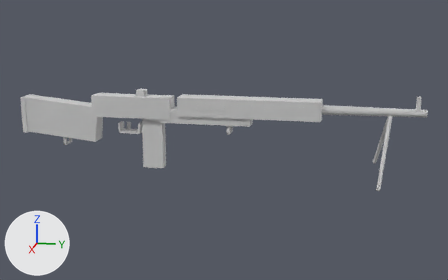
The glTF model ambush_loop/art/v2/models/mg42_lod1.glb, before and after one commit.
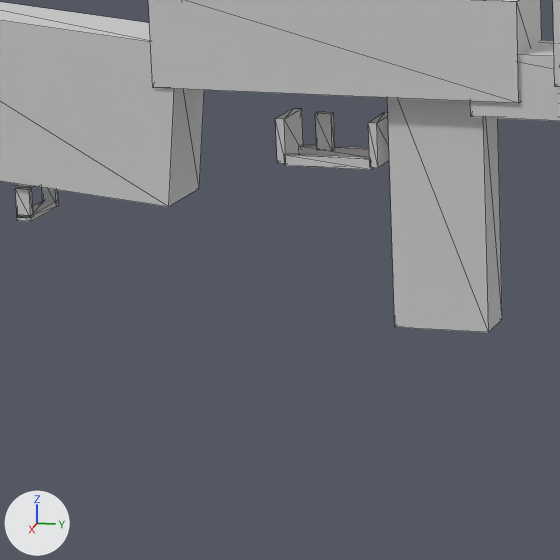
Old and new are each drawn whole from a 50 mm camera at (1.81, 0.675, 0.393) aimed at (0.0, 0.313, -0.06) and again close up on the part from 13% to 40% of the width and 35% to 77% of the height. Lighting does not change. The marker at lower left points along +X, +Y and +Z. The last two pictures show the newer version. The close-ups show mesh edges as thin lines. Vertices at exactly the same position are counted once.

In view in the first close-up: 'mg42_body_lod1'.
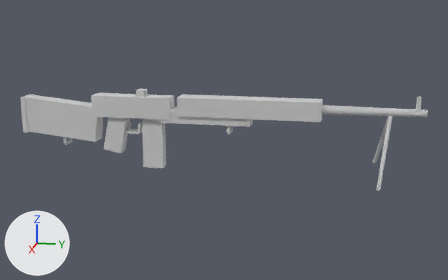
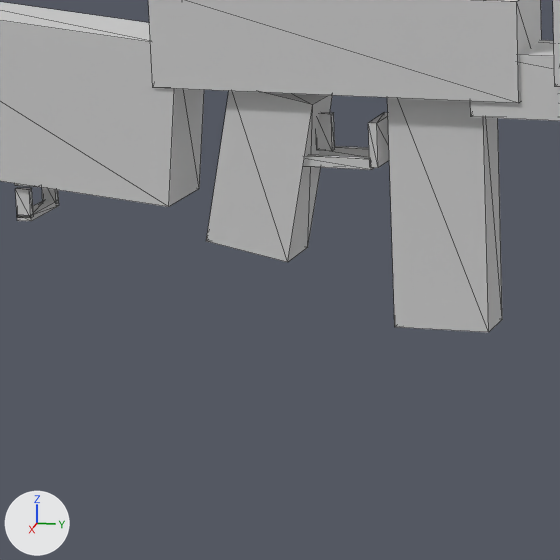
What differs and where, as boxes (x1, y1, x2, y2) in the close-ups (560 x 560 px):
part 1 of me_cube_765, added
    after: (206, 91, 333, 262)

Diff of the bpy script that builds the scene:
```diff
--- a/ambush_loop/art/v2/models/mg42_lod1.glb.py
+++ b/ambush_loop/art/v2/models/mg42_lod1.glb.py
@@ me_cube_765 @@
 # used by ob_mg42_body_lod1; location = (0.0, 0.0, 0.0)
 # verts and faces of me_cube_765; kept vertices keep their numbers, new ones are numbered from 366
-me_cube_765.from_pydata(...)  # 366 vertices, 564 faces; spans x -0.15..0.15, y -0.339..0.9, z -0.156..0.092
+me_cube_765.from_pydata(...)  # 374 vertices, 576 faces; spans x -0.15..0.15, y -0.339..0.9, z -0.156..0.092
+# me_cube_765 part 1
+verts[366] = (-0.02, -0.015, -0.115)  # pixel (307, 247)
+verts[367] = (-0.02, -0.071, -0.103)
+verts[368] = (-0.02, 0.007, -0.007)
+verts[369] = (-0.02, -0.049, 0.005)
+for new, old in zip([*range(370, 374)], [*range(366, 370)]): verts[new] = verts[old] + (0.04, 0.0, 0.0)
+faces += [(366, 367, 368), (367, 369, 368), (366, 370, 371), (366, 371, 367), (366, 368, 372), (366, 372, 370)]
+faces += [(367, 371, 369), (369, 371, 373), (368, 369, 372), (369, 373, 372), (370, 372, 373), (370, 373, 371)]
 me_cube_765.materials.append(mat_v2_actor_atlas)
```
